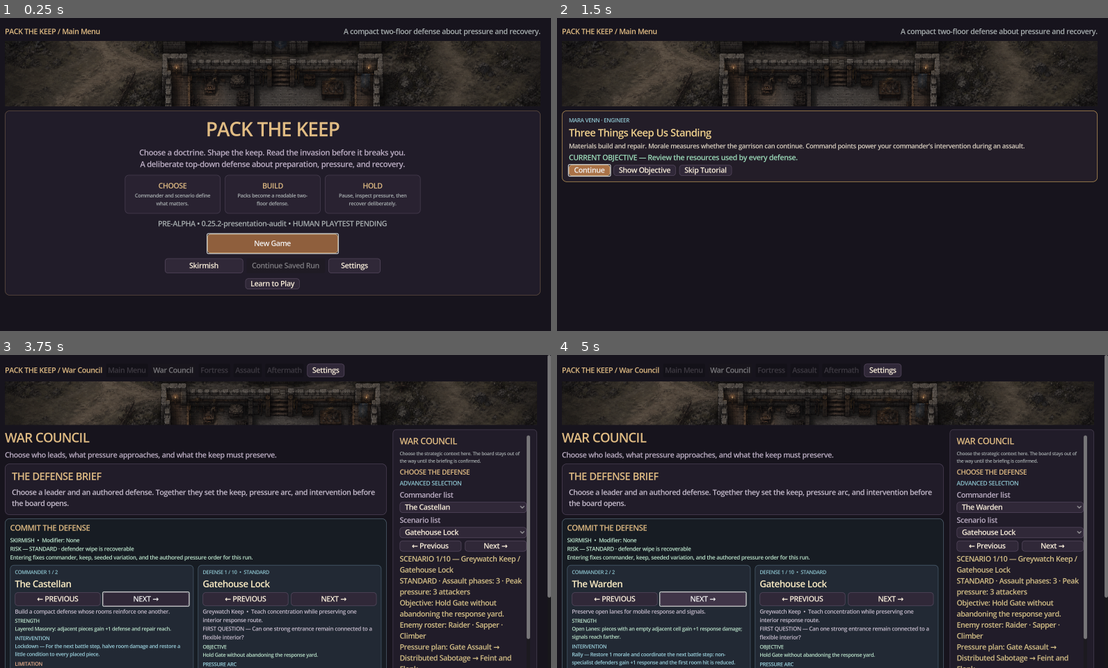
Above: before the commit, frames 1-4 (two rows, left to right).
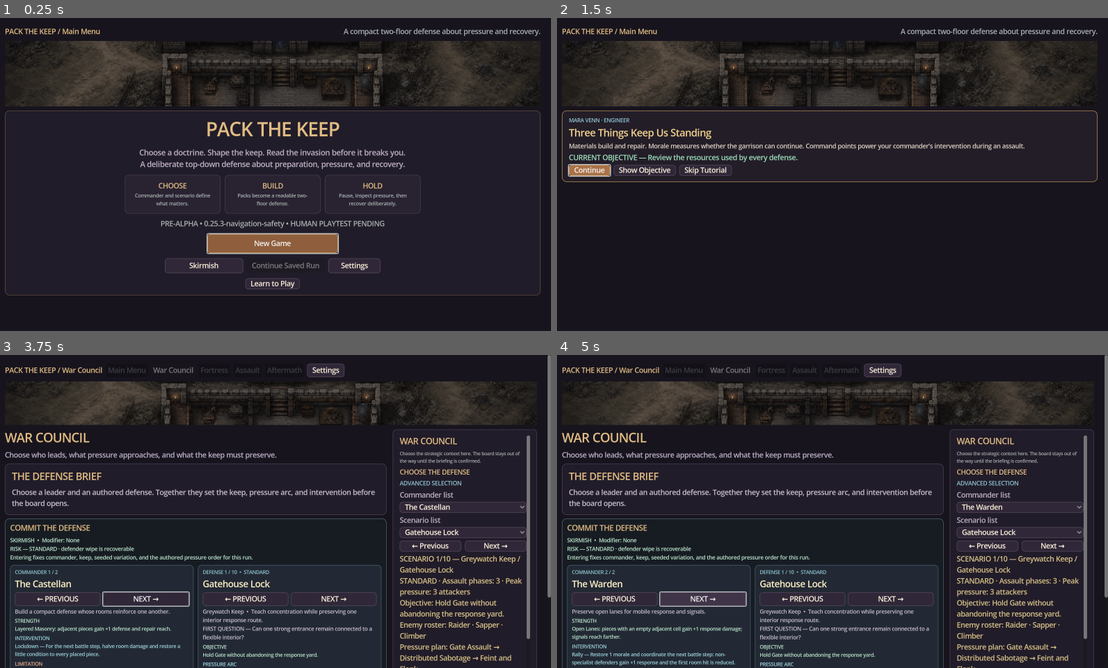
Above: after the commit, the same moments.

Repository: raphaelroshan/pack-the-keep
Game: Godot game, scene res://scenes/Main.tscn
Same seed, same stepped clock (60 frames per second), same inputs: the game is played once before the commit and once after it.
Inputs:
- Up to frame 1 (0.25 s): no input
- Up to frame 2 (1.5 s): click "New Game" at 0.5 s; click "Continue" at 1.25 s
- Up to frame 3 (3.75 s): click "Continue" at 2 s; click "Show Objective" at 2.75 s; click "Skip Tutorial" at 3.5 s
- Up to frame 4 (5 s): click "NEXT →" at 4.25 s

The runs differ from the first frame. In frame 1, 0.5% of the frame differs, in the area x 28-71%, y 64-68%; in frame 2, nothing differs; in frame 3, less than 0.1%; in frame 4, less than 0.1%.

Commit message:
feat: confirm unsaved navigation

Diff:
--- a/content/content_manifest.json
+++ b/content/content_manifest.json
@@ -1,7 +1,7 @@
 {
   "schema_version": 1,
   "game_id": "pack-the-keep",
-  "content_version": "0.25.2",
+  "content_version": "0.25.3",
   "p4_vertical_slice": {
     "status": "implemented",
     "scorecard": "each_resolved_wave_records_doctrine_outcome_damage_defeated_enemies_and_recovery_actions",
@@ -540,6 +540,14 @@
     "authority": "presentation_only_no_input_or_simulation_commands",
     "evidence": ["design/p45_presentation_audit_mode.md", "docs/p45_presentation_audit_mode_verification.md", "tests/test_p45_presentation_audit_mode.gd"],
     "next_slice": "p46_navigation_and_unsaved_progress"
+  },
+  "p46_navigation_and_unsaved_progress": {
+    "status": "implemented",
+    "paths": ["settings_back", "war_council_back", "gameplay_confirmed_exit", "placement_cancel_priority"],
+    "dirty_detection": "current_serialized_state_vs_last_successful_save_or_load",
+    "authority": "presentation_confirmation_over_existing_reset_and_navigation_handlers",
+    "evidence": ["design/p46_navigation_safety.md", "docs/p46_navigation_safety_verification.md", "tests/test_p46_navigation_safety.gd"],
+    "next_slice": "p16_human_playtest_matrix"
   },
   "campaign": {
     "title": "The Bell at Dusk",
--- a/content/gameplay_framework.json
+++ b/content/gameplay_framework.json
@@ -1,7 +1,7 @@
 {
   "schema_version": 1,
   "game_id": "pack-the-keep",
-  "framework_version": "0.25.2-presentation-audit",
+  "framework_version": "0.25.3-navigation-safety",
   "design_promise": "Choose a commander, open a coherent pack, arrange a readable keep, and adapt when a forecasted invasion tests the doctrine you chose.",
   "p0_alpha_foundation": {
     "status": "implemented",
@@ -1824,6 +1824,13 @@
     "diagnostics": ["viewport", "screen", "focus_owner", "visible_regions", "clipped_regions"],
     "determinism_rule": "overlay_is_mouse_ignoring_non_focusable_and_absent_from_normal_launches"
   },
+  "navigation_safety": {
+    "status": "implemented",
+    "back_paths": ["settings_to_origin", "war_council_to_menu", "gameplay_to_confirmed_exit"],
+    "priority": ["cancel_input_rebind", "cancel_active_placement", "close_confirmation", "navigate_back"],
+    "dirty_detection": "serialized_run_compared_with_last_successful_save_or_load",
+    "persistence_rule": "discarding_in_memory_progress_never_deletes_the_existing_save_file"
+  },
   "unit_availability": {
     "status": "vertical_slice",
     "starter_pieces": [
--- a/content/p12_alpha_checklist.json
+++ b/content/p12_alpha_checklist.json
@@ -1,6 +1,6 @@
 {
   "schema_version": 1,
-  "build_version": "0.25.2-presentation-audit",
+  "build_version": "0.25.3-navigation-safety",
   "status": "candidate",
   "checks": [
     {"id": "windows_launch", "status": "implemented", "evidence": ["tests/test_release_identity.py", "tools/run_packaged_smoke.py", ".github/workflows/ci.yml"]},
--- a/content/p16_playtest_protocol.json
+++ b/content/p16_playtest_protocol.json
@@ -1,6 +1,6 @@
 {
   "schema_version": 1,
-  "build_version": "0.25.2-presentation-audit",
+  "build_version": "0.25.3-navigation-safety",
   "status": "ready_for_human_sessions",
   "release_ready": false,
   "minimum_completed_sessions": 4,
--- a/project.godot
+++ b/project.godot
@@ -6,7 +6,7 @@
 
 [application]
 config/name="Pack the Keep"
-config/version="0.25.2-presentation-audit"
+config/version="0.25.3-navigation-safety"
 run/main_scene="res://scenes/Main.tscn"
 config/features=PackedStringArray("4.3", "GL Compatibility")
 boot_splash/bg_color=Color(0.045, 0.04, 0.055, 1)
--- a/src/ui/main.gd
+++ b/src/ui/main.gd
@@ -145,6 +145,11 @@
 var battle_tactical_panel: VBoxContainer
 var battle_presentation_snapshot: Dictionary = {}
 var presentation_audit_overlay: PresentationAuditOverlay
+var navigation_confirm_layer: Control
+var navigation_confirm_label: Label
+var navigation_confirm_leave_button: Button
+var pending_navigation_target: String = ""
+var last_saved_run_signature: String = ""
 var mute_button: Button
 var contrast_button: Button
 var reduced_motion_button: Button
@@ -376,7 +381,10 @@
 	elif event.is_action_pressed("placement_arm"):
 		_arm_selected_piece()
 	elif event.is_action_pressed("placement_cancel"):
-		_on_cancel_placement()
+		if placement_mode:
+			_on_cancel_placement()
+		else:
+			_on_back_requested()
 	elif event.is_action_pressed("report_focus"):
 		_focus_report()
 	elif event.is_action_pressed("feedback_mute"):
@@ -1358,7 +1366,7 @@
 	setup_controls.append(setup_confirm_button)
 	setup_back_button = Button.new()
 	setup_back_button.text = "Back to Main Menu"
-	setup_back_button.pressed.connect(func() -> void: _set_screen("title"))
+	setup_back_button.pressed.connect(_on_back_requested)
 	left.add_child(setup_back_button)
 	setup_controls.append(setup_back_button)
 
@@ -1685,6 +1693,44 @@
 	_style_button(setup_confirm_button, true)
 	_style_button(pause_button, true)
 	_refresh_binding_controls()
+	_build_navigation_confirmation()
+
+func _build_navigation_confirmation() -> void:
+	navigation_confirm_layer = ColorRect.new()
+	navigation_confirm_layer.color = Color(0.03, 0.025, 0.04, 0.86)
+	navigation_confirm_layer.set_anchors_and_offsets_preset(Control.PRESET_FULL_RECT)
+	navigation_confirm_layer.mouse_filter = Control.MOUSE_FILTER_STOP
+	navigation_confirm_layer.z_index = 900
+	navigation_confirm_layer.visible = false
+	add_child(navigation_confirm_layer)
+	var panel: PanelContainer = PanelContainer.new()
+	panel.custom_minimum_size = Vector2(520, 220)
+	panel.set_anchors_preset(Control.PRESET_CENTER)
+	panel.position = Vector2(-260, -110)
+	_style_panel(panel, Color("#211c29"), Color("#e2bd84"), 10)
+	navigation_confirm_layer.add_child(panel)
+	var body: VBoxContainer = VBoxContainer.new()
+	body.add_theme_constant_override("separation", 12)
+	panel.add_child(body)
+	var heading: Label = Label.new()
+	heading.text = "LEAVE THIS DEFENSE?"
+	heading.add_theme_font_size_override("font_size", 22)
+	heading.add_theme_color_override("font_color", Color("#e2bd84"))
+	body.add_child(heading)
+	navigation_confirm_label = Label.new()
+	navigation_confirm_label.autowrap_mode = TextServer.AUTOWRAP_WORD_SMART
+	navigation_confirm_label.add_theme_color_override("font_color", Color("#f2e5d1"))
+	body.add_child(navigation_confirm_label)
+	var stay_button: Button = Button.new()
+	stay_button.text = "Stay with defense"
+	stay_button.pressed.connect(_cancel_navigation_confirmation)
+	body.add_child(stay_button)
+	navigation_confirm_leave_button = Button.new()
+	navigation_confirm_leave_button.text = "Discard and return"
+	navigation_confirm_leave_button.pressed.connect(_confirm_navigation)
+	body.add_child(navigation_confirm_leave_button)
+	_style_button(stay_button, true)
+	_style_button(navigation_confirm_leave_button, false)
 
 func _build_title_card() -> PanelContainer:
 	var card: PanelContainer = PanelContainer.new()
@@ -2098,6 +2144,49 @@
 	if target == "settings":
 		_on_open_settings()
 
+func _has_unsaved_run_progress() -> bool:
+	if not keep.scenario_active:
+		return false
+	return JSON.stringify(keep.serialize()) != last_saved_run_signature
+
+func _on_back_requested() -> void:
+	if navigation_confirm_layer != null and navigation_confirm_layer.visible:
+		_cancel_navigation_confirmation()
+		return
+	if screen == "settings":
+		_on_close_settings()
+	elif screen == "setup":
+		_set_screen("title")
+	elif screen in ["preparation", "battle", "results"]:
+		_request_leave_run("setup" if screen != "results" or not _is_terminal_result() else "title")
+
+func _request_leave_run(target: String) -> void:
+	if not _has_unsaved_run_progress():
+		_leave_run(target)
+		return
+	pending_navigation_target = target
+	navigation_confirm_label.text = "This defense has changes that are not stored in Continue Saved Run. Leaving will discard the in-memory run; any existing save file remains untouched."
+	navigation_confirm_leave_button.text = "Discard and return to %s" % ("Main Menu" if target == "title" else "War Council")
+	navigation_confirm_layer.visible = true
+	navigation_confirm_layer.move_to_front()
+	navigation_confirm_leave_button.grab_focus()
+
+func _cancel_navigation_confirmation() -> void:
+	pending_navigation_target = ""
+	navigation_confirm_layer.visible = false
+	call_deferred("_focus_screen_control")
+
+func _confirm_navigation() -> void:
+	var target: String = pending_navigation_target
+	pending_navigation_target = ""
+	navigation_confirm_layer.visible = false
+	_leave_run(target)
+
+func _leave_run(target: String) -> void:
+	_reset_for_setup()
+	_set_screen(target if target in ["title", "setup"] else "title")
+	_set_event("Returned without changing the existing save file.")
+
 func _labeled_control(label_text: String, control: Control) -> VBoxContainer:
 	var group: VBoxContainer = VBoxContainer.new()
 	var label: Label = Label.new()
@@ -3099,6 +3188,7 @@
 		return
 	if FileAccess.file_exists(save_backup_path):
 		directory.remove(save_backup_path.get_file())
+	last_saved_run_signature = JSON.stringify(keep.serialize())
 	_set_event("Keep state saved safely with schema %d." % PackKeepState.SAVE_SCHEMA_VERSION)
 
 func _on_load() -> void:
@@ -3118,6 +3208,7 @@
 			_set_event("Load rejected: primary %s; backup %s. The current run is unchanged." % [primary_reason, backup_reason])
 			return
 	keep = selected.state
+	last_saved_run_signature = JSON.stringify(keep.serialize())
 	var result: Dictionary = selected.result
 	_clear_placement_mode()
 	selected_instance_id = ""
@@ -3160,8 +3251,7 @@
 		_toggle_battle_pause()
 
 func _on_terminal_return_to_menu() -> void:
-	_set_screen("title")
-	_set_event("Final defense retained in memory. Save Result before leaving if you want it available from Continue Saved Run.")
+	_request_leave_run("title")
 
 func _on_new_game() -> void:
 	local_playtest_observer.record_action("new_game")
@@ -3482,6 +3572,7 @@
 
 func _reset_for_setup() -> void:
 	keep.reset_run(3307)
+	last_saved_run_signature = ""
 	setup_confirmed = false
 	focused_enemy_index = -1
 	battle_paused = true
@@ -3566,6 +3657,7 @@
 		_retry_tutorial_phase()
 		return
 	keep.reset_run(3307)
+	last_saved_run_signature = ""
 	guided_setup = false
 	setup_confirmed = false
 	focused_enemy_index = -1
--- /dev/null
+++ b/tests/test_p46_navigation_safety.gd
@@ -0,0 +1,65 @@
+extends SceneTree
+
+var failures: Array[String] = []
+
+func _check(condition: bool, message: String) -> void:
+	if not condition:
+		failures.append(message)
+
+func _initialize() -> void:
+	var ui: Control = load("res://scenes/Main.tscn").instantiate()
+	root.add_child(ui)
+	await process_frame
+	await process_frame
+	ui.preferences_persistence_enabled = false
+	ui.display_application_enabled = false
+	ui.save_path = "user://p46_navigation.save"
+	ui.save_temp_path = "user://p46_navigation.save.tmp"
+	ui.save_backup_path = "user://p46_navigation.save.bak"
+
+	ui._on_start_quick_playtest()
+	ui._on_back_requested()
+	_check(ui.screen == "title" and not ui.navigation_confirm_layer.visible, "War Council back should return directly to Main Menu")
+
+	ui._on_start_quick_playtest()
+	ui._on_confirm_setup()
+	var preparation_state: String = JSON.stringify(ui.keep.serialize())
+	ui._on_back_requested()
+	_check(ui.screen == "preparation" and ui.navigation_confirm_layer.visible, "unsaved Preparation should request confirmation before leaving")
+	_check(String(ui.navigation_confirm_label.text).contains("not stored") and JSON.stringify(ui.keep.serialize()) == preparation_state, "confirmation should explain unsaved progress without mutating the run")
+	ui._on_back_requested()
+	_check(not ui.navigation_confirm_layer.visible and ui.screen == "preparation", "Escape on the confirmation should stay with the defense")
+
+	ui._arm_selected_piece()
+	var cancel_event: InputEventAction = InputEventAction.new()
+	cancel_event.action = "placement_cancel"
+	cancel_event.pressed = true
+	ui._handle_named_action(cancel_event)
+	_check(not ui.placement_mode and not ui.navigation_confirm_layer.visible, "Escape should cancel active placement before requesting navigation")
+
+	ui._on_back_requested()
+	ui._confirm_navigation()
+	_check(ui.screen == "setup" and not ui.keep.scenario_active, "confirmed leave should reset the in-memory run and return to War Council")
+
+	ui._on_confirm_setup()
+	ui._on_open_settings()
+	ui._on_back_requested()
+	_check(ui.screen == "preparation" and not ui.navigation_confirm_layer.visible, "Settings back should return directly to its originating screen")
+	ui._on_save()
+	_check(not ui._has_unsaved_run_progress(), "a successful save should establish the current run signature")
+	ui._on_back_requested()
+	_check(ui.screen == "setup" and not ui.navigation_confirm_layer.visible, "saved gameplay state should leave without an unsaved-progress confirmation")
+
+	var directory: DirAccess = DirAccess.open("user://")
+	for path in [ui.save_path, ui.save_temp_path, ui.save_backup_path]:
+		if FileAccess.file_exists(path):
+			directory.remove(path.get_file())
+	ui.queue_free()
+	await process_frame
+	if failures.is_empty():
+		print("P46 navigation safety: PASS")
+		quit(0)
+	else:
+		for failure in failures:
+			push_error(failure)
+		quit(1)
--- a/tools/ci_manifest.json
+++ b/tools/ci_manifest.json
@@ -1,7 +1,7 @@
 {
   "slug": "pack-the-keep",
   "display_name": "Pack the Keep",
-  "build_version": "0.25.2-presentation-audit",
+  "build_version": "0.25.3-navigation-safety",
   "godot_test": "res://tests/test_keep_state.gd",
   "primary_repo": "raphaelroshan/pack-the-keep",
   "release_platforms": ["steam", "epic-games-store"],
Not shown, changed: README.md
Not shown, added: design/p46_navigation_safety.md
Not shown, changed: docs/agent_feeding_guide.md
Not shown, changed: docs/agent_handoff_roadmap.md
Not shown, changed: docs/decision_log.md
Not shown, changed: docs/game_quality_transformation_plan.md
Not shown, changed: docs/internal_test_release.md
Not shown, added: docs/p46_navigation_safety_verification.md
Not shown, changed: scripts/verify.sh
